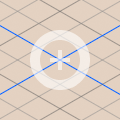
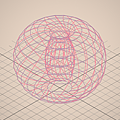
Comparing the layer stacks of the two 120 x 120 images. Changes:
renamed "Layer 1" to "Vignetting", opacity 100% → 15%, painted on it over [left=0, top=0, right=120, bottom=120]
added layer "Screeshot" above "Background" over [left=0, top=0, right=120, bottom=120]
